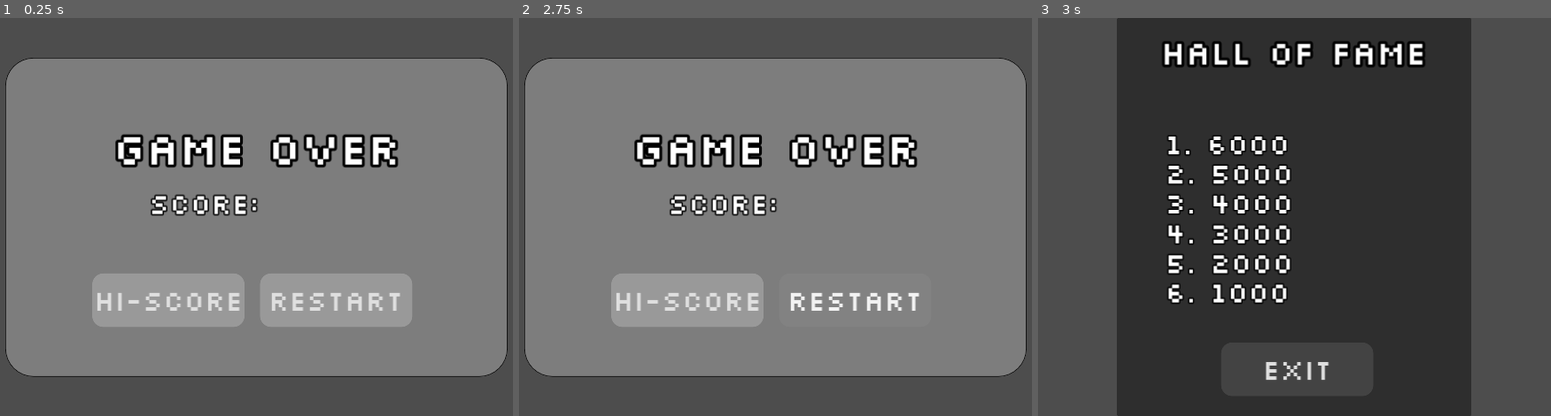
Above: before the commit, frames 1-3 (left to right).
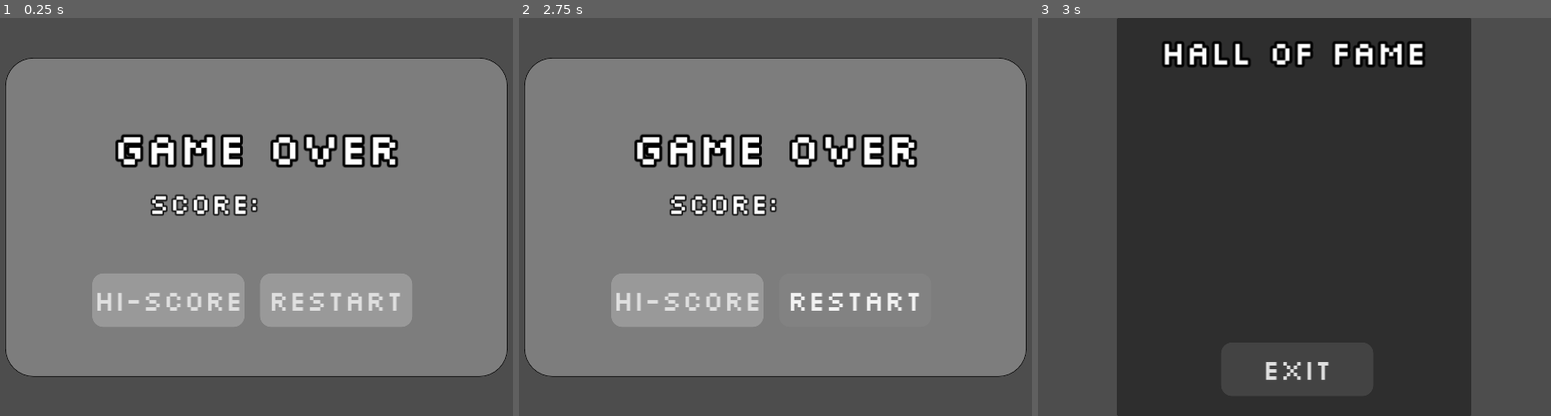
Above: after the commit, the same moments.

Repository: pangeon/V-Galaga
Game: Godot game, scene res://scenes/game_over.tscn
The game is run twice, just before and just after one commit, with the same random seed, the same clock (stepped at 60 frames per second) and the same inputs. This scene is started directly instead of the project's main scene.
Inputs:
- Up to frame 1 (0.25 s): no input
- Up to frame 2 (2.75 s): click "RESTART" at 0.5 s; click "RESTART" at 1.25 s; click "RESTART" at 2 s
- Up to frame 3 (3 s): click "HI-SCORE" at 2.75 s

Frames 1-2 are identical in both runs. In frame 3, 3.4% of the frame differs, in the area x 25-50%, y 29-72%.
Error after the commit: Attempt to call function 'get_as_text' in base 'null instance' on a null instance. (res://scripts/file_loader.gd:10)

Commit message:
Version 1.4.1 - fix: autocreate highscore file in AppData

Diff:
--- a/scripts/file_loader.gd
+++ b/scripts/file_loader.gd
@@ -12,7 +12,7 @@
 
 	return content
 
-func to_int(str_arr: PackedStringArray):
+func to_int(str_arr: PackedStringArray) -> PackedInt32Array:
 	var int_arr: PackedInt32Array = []
 	for i in range(0, str_arr.size()):
 		int_arr.append(int(str_arr[i].substr(3)))
--- a/scripts/game.gd
+++ b/scripts/game.gd
@@ -11,7 +11,7 @@
 @onready var game_over_sound = $SFX/GameOverSound
 
 var game_over_scene = preload("res://scenes/game_over.tscn")
-var score = 0
+var score: int = 0
 
 func _ready():
 	game_music.play()
@@ -19,8 +19,11 @@
 	hud.off_visible_left_lives(lives)
 
 	# init high_score.dat file
-	if not FileAccess.file_exists("res://high_score.dat"):
-		var file = FileAccess.open("res://high_score.dat", FileAccess.WRITE)
+	init_high_score_file()
+
+func init_high_score_file() -> void:
+	if not FileAccess.file_exists("user://high_score.dat"):
+		var file = FileAccess.open("user://high_score.dat", FileAccess.WRITE)
 		file.store_string("1. 6000\n2. 5000\n3. 4000\n4. 3000\n5. 2000\n6. 1000")
 		file.close()
 
@@ -43,7 +46,7 @@
 		end_screen_instance.display_score_to_end_screen(score)
 		ui.add_child(end_screen_instance)
 
-func _on_enemy_spawner_enemy_spawned(enemy_instance):
+func _on_enemy_spawner_enemy_spawned(enemy_instance) -> void:
 	enemy_instance.connect("update_score", _on_enemy_died)
 	add_child(enemy_instance)
 
--- a/scripts/game_over.gd
+++ b/scripts/game_over.gd
@@ -3,7 +3,7 @@
 const high_score_scene = preload("res://scenes/high_score.tscn")
 var high_score_instance = high_score_scene.instantiate()
 
-func display_score_to_end_screen(total_score):
+func display_score_to_end_screen(total_score) -> void:
 	$Panel/Score.text = "SCORE: " + str(total_score)
 	high_score_instance.save_score_to_hall_of_fame(total_score)
 
--- a/scripts/high_score.gd
+++ b/scripts/high_score.gd
@@ -1,6 +1,6 @@
 extends Control
 
-const high_score_file_path: String = "res://high_score.dat"
+const high_score_file_path: String = "user://high_score.dat"
 
 const file_loader_scene = preload("res://scenes/file_loader.tscn")
 var file_loader_instance = file_loader_scene.instantiate()
Not shown, changed: README.md
